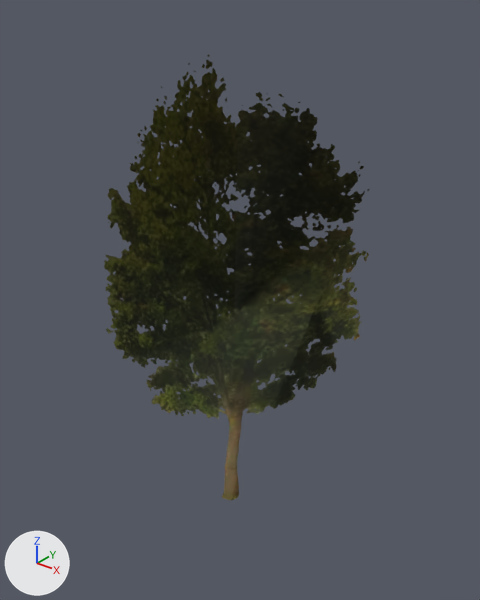
The glTF model public/models/kit/arbol_a.glb: old version first, new version second.
Both versions are drawn from a camera (50 mm lens) standing at (14.8, -18.9, 19.9) and looking at (0.0, -0.4, 8.4). Every picture has the same lights, and +X, +Y and +Z are marked at lower left. The picture after the commit comes second.

Objects in the first picture: 'G_arbol_a'.
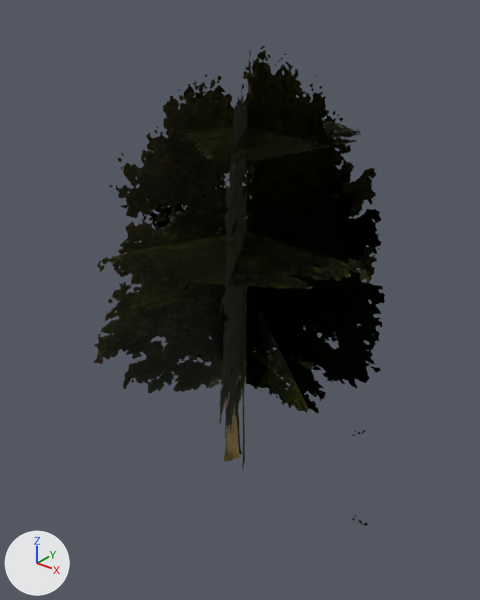
What differs and where, as boxes [x1, y1, x2, y2] in the pictures (480 x 600 px):
'G_arbol_a', reshaped: before [104, 54, 369, 500]; after [94, 46, 385, 526]

The change in detail:
me_g_arbol_a_001 is used by ob_g_arbol_a; location (0.0, 0.0, 0.0).
me_g_arbol_a_001 had 6 vertices, 4 faces and spanned x -4.3..4.3, y -4.2..4.2, z 0.0..18.0.
me_g_arbol_a_001 now has 20 vertices, 20 faces and spans x -6.2..6.2, y -6.0..6.0, z 0.0..18.0.
me_g_arbol_a_001 part 1: the whole mesh is rebuilt.
